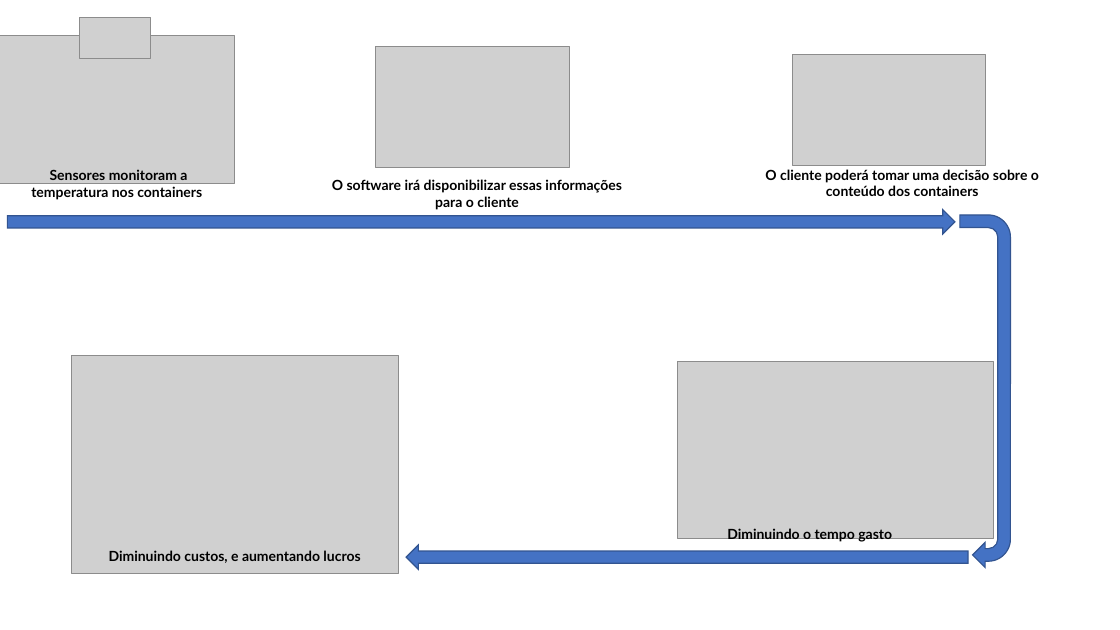
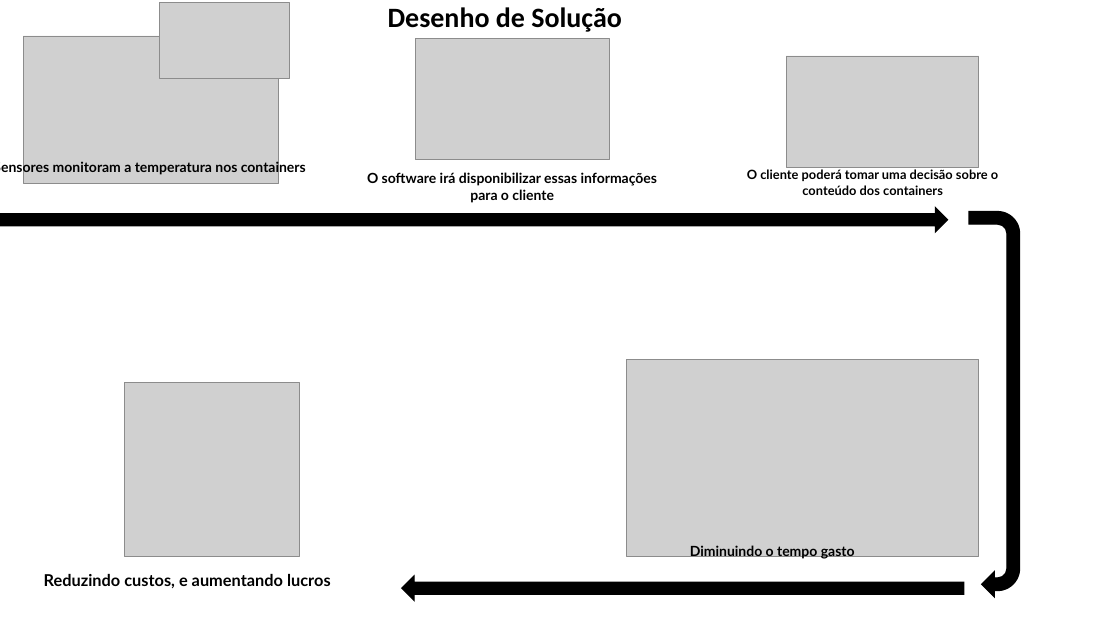
Before and after one commit to rafael-rochaalmeida/Sprint1, a slide deck: slide 1 of Documentacao/desenho-de-solucao.pptx. Drawn at 1120x630 pixels with LibreOffice and Linux fonts; fonts in the diff are those of the drawing; grey boxes stand for pictures. Boxes give left, top, right and bottom in pixels: in the first picture for what was removed or moved away, otherwise in the second. Text is boxed around its words. In the diff, an @@ line names an element or a change of style, - is before the commit and + after.

Commit message:
Alteração no desenho de solução

```diff
--- a/Documentacao/desenho-de-solucao.pptx
+++ b/Documentacao/desenho-de-solucao.pptx
@@ picture removed at [79,18,150,59] @@
@@ picture added at [160,3,290,77] @@
@@ title added at [388,7,622,32], 24 pt, text #000000, bold @@
+Desenho de Solução
@@ picture: place and size @@
-picture at [0,35,235,183]
+picture at [24,36,279,184]
@@ picture: place and size @@
-picture at [376,46,570,167]
+picture at [415,39,609,160]
@@ picture: place and size @@
-picture at [793,55,986,166]
+picture at [786,56,979,168]
@@ text "Sensores monitoram a temperatura nos ..." rewrapped from [31,169,202,200] to [0,160,306,176] @@
@@ text "O software irá disponibilizar essas ...": place and size @@
-text "O software irá disponibilizar essas ..." at [332,179,621,210]
+text "O software irá disponibilizar essas ..." at [367,172,657,203]
@@ text "O cliente poderá tomar uma ...": place and size @@
-text "O cliente poderá tomar uma ..." at [765,169,1039,196]
+text "O cliente poderá tomar uma ..." at [747,169,998,195]
@@ text "O cliente poderá tomar uma ..." at [747,169,998,195]: size 12 to 11 pt @@
@@ right arrow: place and size @@
-right arrow at [8,210,955,234]
+right arrow at [0,208,948,232]
@@ uturn arrow: place and size @@
-uturn arrow at [960,215,1011,568]
+uturn arrow at [969,211,1020,597]
@@ picture removed at [71,355,399,573] @@
@@ picture added at [124,382,299,557] @@
@@ picture: place and size @@
-picture at [678,362,994,539]
+picture at [627,360,979,557]
@@ text "Diminuindo o tempo gasto": place and size @@
-text "Diminuindo o tempo gasto" at [727,528,892,543]
+text "Diminuindo o tempo gasto" at [690,545,855,560]
@@ text at [44,574,331,588]: text changed; size 12 to 14 pt @@
-Diminuindo custos, e aumentando lucros
+Reduzindo custos, e aumentando lucros
@@ fill #4472C4 to #000000; outline #325491 1 pt to #000000 1 pt in 3 elements at [0,208,948,232], [969,211,1020,597], [402,576,964,601] @@
@@ right arrow: place and size @@
-right arrow at [406,545,968,570]
+right arrow at [402,576,964,601]
```
Also in this commit, not shown: 1 other file.
